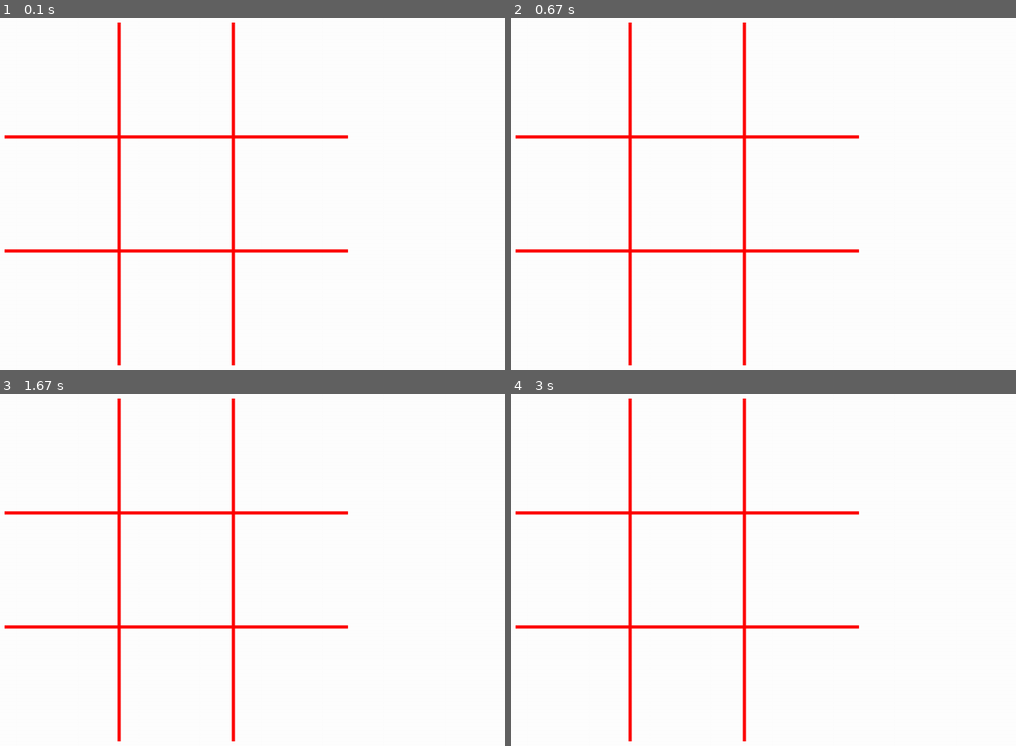
Above: before the commit, frames 1-4 (two rows, left to right).
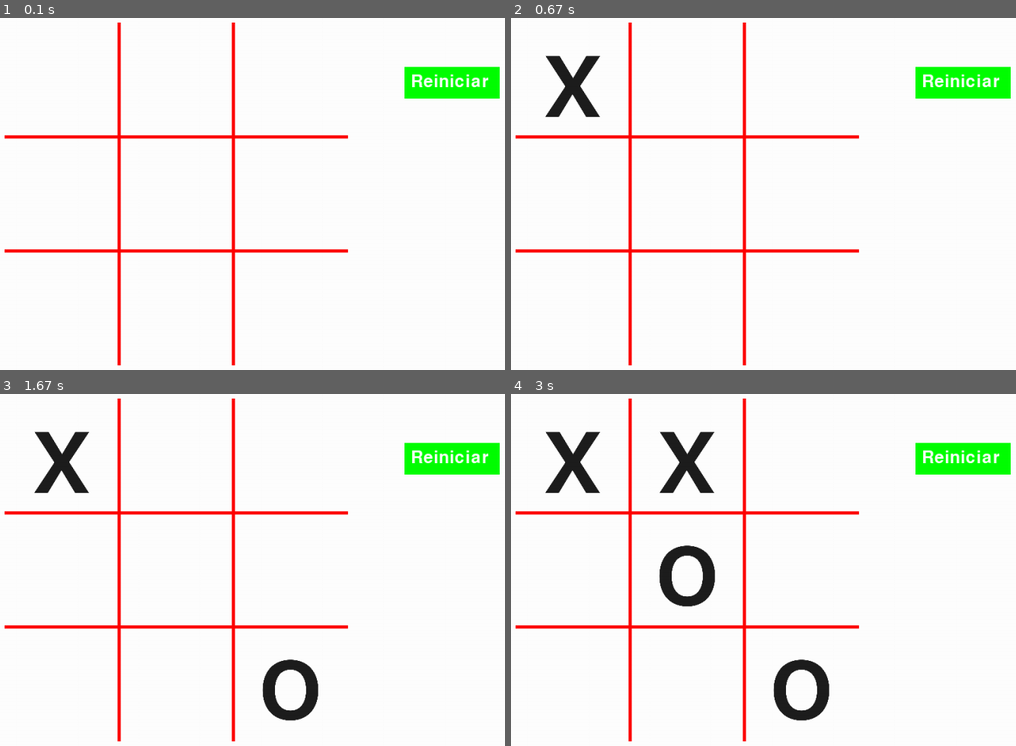
Above: after the commit, the same moments.

Repository: Nack34/RLProject
Game: pygame game, started from Juego.py
Two runs of this game, one before a commit and one after it. Both use one fixed random seed, a clock stepped at 60 frames per second and the inputs below.
Inputs (mouse positions are in pixels of both pictures, inside the frame that each line leads up to):
- Up to frame 1 (0.1 s): no input
- Up to frame 2 (0.67 s): click (571, 77) at 0.38 s
- Up to frame 3 (1.67 s): click (242, 654) at 0.72 s; click (outside the picture) at 1.05 s; click (60, 453) at 1.38 s
- Up to frame 4 (3 s): click (702, 443) at 1.72 s; click (697, 608) at 2.05 s

The runs differ from the first frame. In frame 1, 1.6% of the frame differs, in the area x 80-99%, y 13-23%; in frame 2, 2.5%; in frame 3, 3.5%; in frame 4, 5.5%, in the area x 6-99%, y 10-93%.

Commit message:
tablero funcional, ver optimizacion

Diff:
--- a/Juego.py
+++ b/Juego.py
@@ -10,6 +10,7 @@
 FPS = 60
 RELOJ = pygame.time.Clock()
 
+"""
 #imagenes de fondo
 back = pygame.image.load("images/background/parallax-forest-back-trees.png")
 front = pygame.image.load("images/background/parallax-forest-front-trees.png")
@@ -27,6 +28,7 @@
 
 background = [(back,(x_background,y_background)),(lights,(x_background,y_background)), (middle,(x_background,y_background)),(front,(x_background,y_background))]
 PANTALLA.blits(background)
+"""
 
 #Ventana
 pygame.display.set_caption("Guerrero")
@@ -42,7 +44,169 @@
 
 
 
-
+#add icons to play
+img_o = pygame.image.load("images/tictactoe/o.png")
+img_x = pygame.image.load("images/tictactoe/x.png")
+
+img_o = pygame.transform.scale(img_o, (100, 100))
+img_x = pygame.transform.scale(img_x, (100, 100))
+
+
+#add & config audio
+pygame.mixer.init()
+pygame.mixer.music.load("sounds/loop.mp3")
+
+# (-1 indica bucle infinito)
+pygame.mixer.music.play(-1)
+pygame.mixer.music.set_volume(0.2)
+
+
+
+# variables globales
+
+tablero = [
+    [0,0,0],
+    [0,0,0],
+    [0,0,0]
+    ]
+
+# saber quien va, saber si tenes q reiniciar por ganar o ocupar todos los recuadros
+turno = 1 #1 == x; 2 == o
+limpiar = False
+cont = 0
+debo_reiniciar = False
+
+
+# depende cual cuadrado es, marco el punto del pos_x (300, 490, 670) izquierda a derecha, en aumento 180
+pos_col = 310
+# depende cual cuadrado es, marco el punto del pos_y (80, 260, 440) arriba hacia abajo, en aumento 180
+pos_fil = 80
+
+
+
+#mov vertical (sector arr,med,abj)
+def get_fila(clic_y):
+    fila = None
+    if 35 <= clic_y <= 205:
+        fila = 0
+    elif 215 <= clic_y <= 385:
+        fila = 1
+    elif 395 <= clic_y <= 565:
+        fila = 2
+
+    return fila
+
+#mov horizontal (sector izq,med,der)
+def get_columna(clic_x):
+    col = None
+    if 275 <= clic_x <= 445:
+        col = 0
+    elif 455 <= clic_x <= 625:
+        col = 1
+    elif 635 <= clic_x <= 805:
+        col = 2
+
+    return col
+
+
+def check_player_win(tablero, turno):
+    # Verificar filas
+    for fila in range(3):
+        if all(celda == turno for celda in tablero[fila]):
+            return True
+
+    # Verificar columnas
+    for columna in range(3):
+        if all(tablero[fila][columna] == turno for fila in range(3)):
+            return True
+
+    # Verificar diagonal principal
+    if all(tablero[i][i] == turno for i in range(3)):
+        return True
+
+    # Verificar diagonal secundaria
+    if all(tablero[i][2 - i] == turno for i in range(3)):
+        return True
+
+    # Si no hay ganador
+    return False
+
+
+def play_game(event):
+    global tablero
+    global turno
+    global cont
+    global debo_reiniciar
+
+    global pos_fil
+    global pos_col
+
+
+    clic_x, clic_y = event.pos
+    fila = get_fila(clic_y)
+    columna = get_columna(clic_x)
+
+    # general checking
+    if debo_reiniciar:
+        return
+
+    if fila == None or columna == None:
+        print("no le pegaste a nada negro")
+        return
+
+    if tablero[fila][columna] != 0:
+        print("ya esta ocupado negro usurero")
+        return
+
+
+    #updating internal structure
+    tablero[fila][columna] = turno
+
+
+    #start to updating screen to ther player
+    icon_to_draw = img_x if turno == 1 else img_o
+
+
+    pos_x_to_draw = pos_col + (180 * columna)
+    pos_y_to_draw = pos_fil + (180 * fila)
+
+
+    PANTALLA.blit(icon_to_draw, (pos_x_to_draw, pos_y_to_draw))
+
+
+    #checking if player has won
+    if check_player_win(tablero, turno):
+        turno = 2 if turno == 1 else 1
+        debo_reiniciar = True
+        return
+
+
+
+    cont += 1
+    if cont == 9:
+        debo_reiniciar = True
+
+
+    turno = 2 if turno == 1 else 1
+
+
+def check_reset(event):
+    global tablero
+    global debo_reiniciar
+    global limpiar
+    global cont
+
+    clic_x, clic_y = event.pos
+
+    if 900 <= clic_x <= 1050 and 100 <= clic_y <= 150:
+        tablero = [ [0,0,0], [0,0,0], [0,0,0] ]
+        limpiar = True
+        debo_reiniciar = False
+        cont = 0
+
+
+
+"""
 def play_back_ground():
     global x_background
     global y_background
@@ -55,12 +219,7 @@
         PANTALLA.blits(background)
 
     x_background -= 1
-
-def play_game():
-    # Detectar clics del mouse
-    if event.type == pygame.MOUSEBUTTONDOWN:
-        print(f"Clic detectado en {event.pos}, botón: {event.button}")
-
+"""
 
 def draw_tic_tac_toe_board():
     # Tamaño de cada celda
@@ -80,17 +239,38 @@
         pygame.draw.line(PANTALLA, ROJO, (margin_left + cell_size * i, margin_top),
                          (margin_left + cell_size * i, margin_top + cell_size * 3), 5)
 
+
+def draw_reset_button():
+    pygame.draw.rect(PANTALLA, VERDE, (900, 100, 150, 50))  # Botón
+    font = pygame.font.SysFont(None, 40)
+    texto = font.render("Reiniciar", True, BLANCO)
+    PANTALLA.blit(texto, (910, 110))
+
+# already all configured, show all draws on display
+PANTALLA.fill(BLANCO)
+draw_reset_button()
+draw_tic_tac_toe_board()
 
 while True:
     for event in pygame.event.get():
         if event.type == QUIT:
             pygame.quit()
             sys.exit()
-
-    PANTALLA.fill(BLANCO)
-    draw_tic_tac_toe_board()
+            pygame.mixer.music.stop()
+
+        if event.type == pygame.MOUSEBUTTONDOWN:
+            play_game(event)
+            check_reset(event)
+
+    if limpiar:
+        PANTALLA.fill(BLANCO)
+        draw_reset_button()
+        draw_tic_tac_toe_board()
+        limpiar = False
+
+
     #play_back_ground()
-    play_game()
+
 
 
     pygame.display.update()
Binary file added: images/tictactoe/o.png
Binary file added: images/tictactoe/x.png
Not shown, added: sounds/loop.mp3
